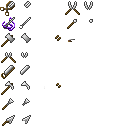
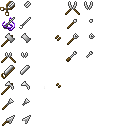
The second 128×128 image is a revision of the first. Changes to its layers:
painted on "Layer" over [66, 33, 95, 62]
